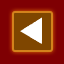
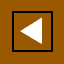
Before/after of a 64×64 layered artwork. What changed in the layer stack:
painted on "Layer 1" over [8, 7, 57, 56]
painted on "Background" over [0, 0, 64, 64]
